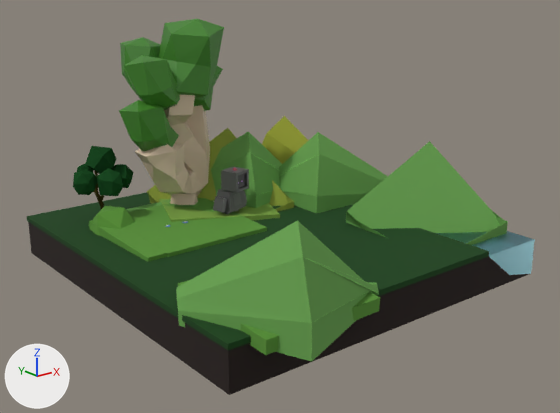
The Blender file Visual Project FIles/ROOMS/smfm room 12 redo again.blend as it was, and as the next commit left it.
Before and after are seen from a 50 mm camera at (-8.77, -11.19, 6.11) aimed at (-0.04, -0.28, 1.74). Arrows for +X, +Y and +Z are at lower left; the lights stay in place.
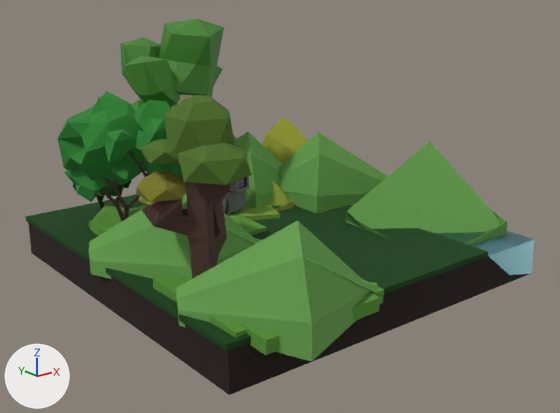
Pixel boxes [x1, y1, x2, y2] of what changed, in the pictures (560 x 413 px):
'Grass', moved
    before: [26, 192, 489, 350]
    after: [25, 195, 488, 351]
'Crown.001', added (green)
    after: [58, 91, 183, 202]
'Cube.010', added
    after: [89, 193, 263, 279]
'Cube.009', added (brown)
    after: [142, 142, 230, 279]
'Icosphere.019', added (green)
    after: [163, 95, 235, 156]
'Icosphere.025', added (green)
    after: [177, 142, 251, 185]
'Icosphere.022', added (yellow)
    after: [136, 170, 186, 202]
'Cube.030', added (green)
    after: [153, 273, 247, 338]
'Icosphere.021', added (green)
    after: [141, 139, 179, 164]
'Trunk.001', added (brown)
    after: [101, 150, 148, 221]
'Cube.032', added
    after: [188, 277, 384, 304]
'Icosphere.023', added
    after: [139, 196, 162, 206]
'Cube.001', unchanged, covered by the edit
    before: [135, 95, 210, 205]
    after: [171, 95, 195, 109]
'Cube.015', unchanged, covered by the edit
    before: [125, 198, 267, 257]
    after: [129, 210, 267, 235]
'Icosphere.028', unchanged, covered by the edit
    before: [119, 100, 179, 151]
    after: [130, 100, 145, 110]
'Cube.016', unchanged, covered by the edit
    before: [147, 128, 294, 212]
    after: [233, 134, 294, 212]

The change, as a list of edits to the scene's bpy script:
```text
Add mat_tall_tree_leaves_1:
    mat_tall_tree_leaves_1 = principled_material('tall tree leaves 1')
    mat_tall_tree_leaves_1.base_color = (0.0793, 0.168, 0.0207)  # dark green #507227
    mat_tall_tree_leaves_1.roughness = 1.0
Add mat_tall_tree_leaves_2:
    mat_tall_tree_leaves_2 = principled_material('tall tree leaves 2')
    mat_tall_tree_leaves_2.base_color = (0.214, 0.208, 0.0232)  # yellow #7f7e2a
    mat_tall_tree_leaves_2.roughness = 1.0
Add mat_lp_wood:
    mat_lp_wood = bpy.data.materials.new('LP_wood')
    # nodes: Bevel, BsdfPrincipled, HueSaturation, Mix, NewGeometry, ObjectInfo, OutputMaterial, ValToRGB, VectorMath
    # colours: white #ffffff, black #000000, green #bfff72, yellow #f3ff72, green #a9ff86, yellow #ffec2c
Add mat_short_tree_leaves:
    mat_short_tree_leaves = principled_material('short tree leaves')
    mat_short_tree_leaves.base_color = (0.0254, 0.227, 0.0325)  # green #2c8333
    mat_short_tree_leaves.roughness = 1.0
Change ob_grass:
    ob_grass.location: (0.0, 0.0, 1.25) -> (-0.02, 0.0, 1.25)
Add ob_cube_010:
    ob_cube_010 = bpy.data.objects.new('Cube.010', me_cube_034.copy())  # the mesh of ob_cube_031; modifiers SKIN
    ob_cube_010.location = (-2.24, -0.28, 1.11)
    ob_cube_010.rotation_euler = (0.0, 0.0, -1.189)  # degrees (0, 0, -68)
    ob_cube_010.scale = (4.33, -4.33, 4.33)
Add ob_cube_032:
    ob_cube_032 = bpy.data.objects.new('Cube.032', me_cube_036.copy())  # the mesh of ob_cube_008; modifiers SKIN
    ob_cube_032.location = (-2.14, -2.78, 1.11)
    ob_cube_032.rotation_euler = (0.0, 0.0, -1.558)  # degrees (0, 0, -89)
    ob_cube_032.scale = (4.33, -4.33, 3.24)
Add ob_cube_030:
    ob_cube_030 = bpy.data.objects.new('Cube.030', me_cube_036.copy())  # the mesh of ob_cube_008; modifiers SKIN
    ob_cube_030.location = (-2.59, -2.53, 1.11)
    ob_cube_030.rotation_euler = (0.0, 0.0, -1.558)  # degrees (0, 0, -89)
    ob_cube_030.scale = (4.33, -4.33, 3.24)
Add ob_cube_009:
    ob_cube_009 = bpy.data.objects.new('Cube.009', me_cube_009)  # 19 vertices, 0 faces, 18 loose edges; spans x -0.98..0.61, y -1.12..0.51, z -0.14..4.19; in mat_bark (brown #543a35); modifiers SKIN
    ob_cube_009.parent = ob_low_poly_chili_leaf_tree
    ob_cube_009.location = (1.232, -0.0645, 0.0836)
    ob_cube_009.rotation_euler = (0.0, 0.0, 0.646)  # degrees (0, 0, 37)
Add ob_low_poly_chili_leaf_tree:
    ob_low_poly_chili_leaf_tree = bpy.data.objects.new('Low Poly Chili Leaf Tree', None)
    ob_low_poly_chili_leaf_tree.location = (-1.959, -1.756, 1.293)
    ob_low_poly_chili_leaf_tree.rotation_euler = (0.0, 0.0, 3.142)  # degrees (0, 0, 180)
    ob_low_poly_chili_leaf_tree.scale = (0.518, 0.518, 0.518)
Add ob_icosphere_019:
    ob_icosphere_019 = bpy.data.objects.new('Icosphere.019', me_icosphere_029.copy())  # the mesh of ob_icosphere_019
    ob_icosphere_019.parent = ob_low_poly_chili_leaf_tree
    ob_icosphere_019.location = (1.232, -0.0645, 4.133)
    ob_icosphere_019.rotation_euler = (0.0, 0.0, 0.646)  # degrees (0, 0, 37)
    ob_icosphere_019.scale = (1.0, 1.0, 1.74)
Add ob_icosphere_021:
    ob_icosphere_021 = bpy.data.objects.new('Icosphere.021', me_icosphere_029.copy())  # the mesh of ob_icosphere_019
    ob_icosphere_021.parent = ob_low_poly_chili_leaf_tree
    ob_icosphere_021.location = (1.923, -0.49, 3.701)
    ob_icosphere_021.rotation_euler = (0.0, 0.0, -0.33)  # degrees (0, 0, -19)
    ob_icosphere_021.scale = (0.767, 0.767, 0.56)
Add ob_icosphere_022:
    ob_icosphere_022 = bpy.data.objects.new('Icosphere.022', me_icosphere_032.copy())  # the mesh of ob_icosphere_022
    ob_icosphere_022.parent = ob_low_poly_chili_leaf_tree
    ob_icosphere_022.location = (2.089, -0.572, 2.76)
    ob_icosphere_022.rotation_euler = (0.0, 0.0, -1.326)  # degrees (0, 0, -76)
    ob_icosphere_022.scale = (0.767, 0.767, 0.56)
Add ob_icosphere_023:
    ob_icosphere_023 = bpy.data.objects.new('Icosphere.023', me_icosphere_033)  # 16 vertices, 21 faces; spans x -0.89..0.89, y -0.85..0.85, z -0.37..0.75
    ob_icosphere_023.parent = ob_low_poly_chili_leaf_tree
    ob_icosphere_023.location = (2.259, -0.689, 2.557)
    ob_icosphere_023.rotation_euler = (3.142, 0.0, -0.524)  # degrees (180, 0, -30)
    ob_icosphere_023.scale = (0.456, 0.456, 0.333)
Add ob_icosphere_025:
    ob_icosphere_025 = bpy.data.objects.new('Icosphere.025', me_icosphere_029.copy())  # the mesh of ob_icosphere_019
    ob_icosphere_025.parent = ob_low_poly_chili_leaf_tree
    ob_icosphere_025.location = (1.317, 0.669, 3.508)
    ob_icosphere_025.rotation_euler = (0.0, 0.0, 0.646)  # degrees (0, 0, 37)
Add ob_crown_001:
    ob_crown_001 = bpy.data.objects.new('Crown.001', me_crown_001.copy())  # the mesh of ob_crown_001; modifiers DECIMATE
    ob_crown_001.parent = ob_tree_base
    ob_crown_001.location = (8.187, 9.224, 9.525)
Add ob_tree_base:
    ob_tree_base = bpy.data.objects.new('Tree_base', None)
    ob_tree_base.location = (-0.884, 1.625, 1.293)
    ob_tree_base.rotation_euler = (0.0, 0.0, 3.142)  # degrees (0, 0, 180)
    ob_tree_base.scale = (0.231, 0.231, 0.231)
Add ob_trunk_001:
    ob_trunk_001 = bpy.data.objects.new('Trunk.001', me_trunk_001.copy())  # the mesh of ob_trunk_001
    ob_trunk_001.parent = ob_tree_base
    ob_trunk_001.location = (8.523, 5.018, 0.0)
```
